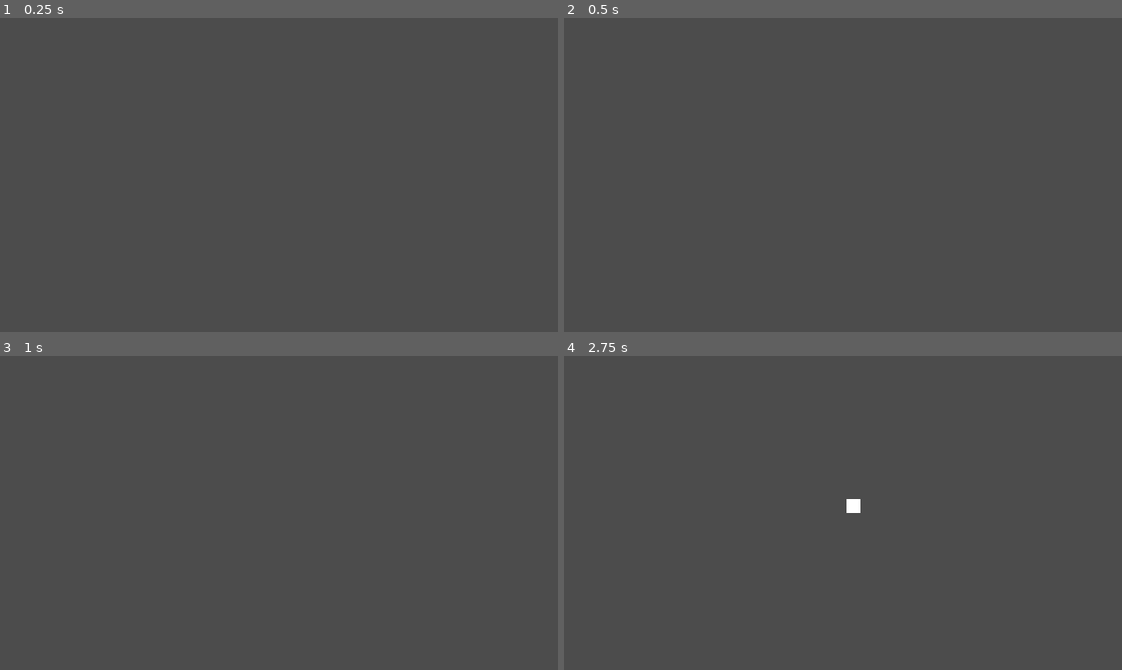
Above: before the commit, frames 1-4 (two rows, left to right).
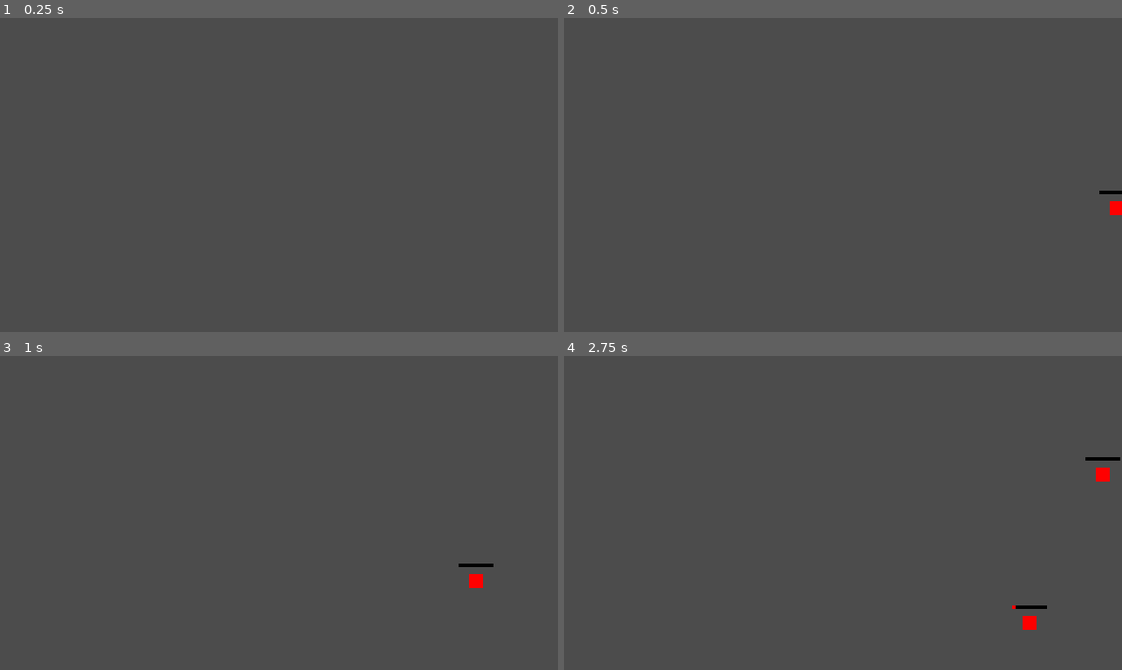
Above: after the commit, the same moments.

Repository: mOtHNOg/Godot-Wild-Jam--35
Game: Godot game, scene res://scenes/Mouth.tscn
Two runs of this game, one before a commit and one after it. Both use one fixed random seed, a clock stepped at 60 frames per second and the inputs below. Before the commit the project starts from res://scenes/Player.tscn.
Inputs:
- Up to frame 1 (0.25 s): no input
- Up to frame 2 (0.5 s): no input
- Up to frame 3 (1 s): hold Right (right) from 0.53 s (still down)
- Up to frame 4 (2.75 s): release Right (right) at 1.28 s; hold Down (down) 1.28-2.03 s; hold Right (right) from 2.03 s (still down)

Frame 1 is identical in both runs. In frame 2, 0.1% of the frame differs, in the area x 95-100%, y 55-63%; in frame 3, 0.2%; in frame 4, 0.5%, in the area x 50-100%, y 32-88%.

Commit message:
bacteria movement and bacteria generator (needs a hecka lota balancing)

Diff:
--- a/project.godot
+++ b/project.godot
@@ -12,7 +12,7 @@
 "base": "KinematicBody2D",
 "class": "MovingObject",
 "language": "GDScript",
-"path": "res://scripts/MovingObject.gd"
+"path": "res://scripts/MovingArea2D.gd"
 } ]
 _global_script_class_icons={
 "MovingObject": ""
@@ -21,8 +21,12 @@
 [application]
 
 config/name="Godot Wild Jam #35"
-run/main_scene="res://scenes/Player.tscn"
+run/main_scene="res://scenes/Mouth.tscn"
 config/icon="res://icon.png"
+
+[autoload]
+
+Global="*res://scripts/Global.gd"
 
 [display]
 
--- a/scenes/Bacteria.tscn
+++ b/scenes/Bacteria.tscn
@@ -3,7 +3,7 @@
 [ext_resource path="res://scripts/Bacteria.gd" type="Script" id=1]
 
 [sub_resource type="RectangleShape2D" id=1]
-extents = Vector2( 8, 8 )
+extents = Vector2( 4, 4 )
 
 [sub_resource type="StyleBoxFlat" id=2]
 bg_color = Color( 1, 0, 0, 1 )
@@ -12,12 +12,12 @@
 bg_color = Color( 0, 0, 0, 1 )
 
 [node name="Bacteria" type="Area2D"]
-position = Vector2( 144, 88 )
 script = ExtResource( 1 )
+move_area_boundaries = [ Vector2( 0, 0 ), Vector2( 320, 180 ) ]
 
 [node name="Polygon2D" type="Polygon2D" parent="."]
 color = Color( 1, 0, 0, 1 )
-polygon = PoolVector2Array( -8, -8, 8, -8, 8, 8, -8, 8 )
+polygon = PoolVector2Array( -4, -4, 4, -4, 4, 4, -4, 4 )
 
 [node name="CollisionShape2D" type="CollisionShape2D" parent="."]
 shape = SubResource( 1 )
@@ -25,19 +25,22 @@
 [node name="Timers" type="Node" parent="."]
 
 [node name="ExplodeStartDelay" type="Timer" parent="Timers"]
-wait_time = 3.0
+wait_time = 1.5
 one_shot = true
 autostart = true
 
 [node name="ExplodeTimer" type="Timer" parent="Timers"]
-wait_time = 5.0
+wait_time = 10.0
+one_shot = true
+
+[node name="MoveDelayTimer" type="Timer" parent="Timers"]
 one_shot = true
 
 [node name="ExplodeProgressBar" type="ProgressBar" parent="."]
-margin_left = -16.0
-margin_top = -20.0
-margin_right = 16.0
-margin_bottom = -14.0
+margin_left = -10.0
+margin_top = -10.0
+margin_right = 10.0
+margin_bottom = -8.0
 custom_styles/fg = SubResource( 2 )
 custom_styles/bg = SubResource( 3 )
 max_value = 1.0
@@ -48,3 +51,4 @@
 
 [connection signal="timeout" from="Timers/ExplodeStartDelay" to="." method="_on_ExplodeStartDelay_timeout"]
 [connection signal="timeout" from="Timers/ExplodeTimer" to="." method="_on_ExplodeTimer_timeout"]
+[connection signal="timeout" from="Timers/MoveDelayTimer" to="." method="_on_MoveDelayTimer_timeout"]
--- /dev/null
+++ b/scenes/BacteriaSpawner.tscn
@@ -0,0 +1,11 @@
+[gd_scene load_steps=2 format=2]
+
+[ext_resource path="res://scripts/BacteriaSpawner.gd" type="Script" id=1]
+
+[node name="BacteriaSpawner" type="Node2D"]
+script = ExtResource( 1 )
+
+[node name="SpawnTimer" type="Timer" parent="."]
+wait_time = 10.0
+
+[connection signal="timeout" from="SpawnTimer" to="." method="_on_SpawnTimer_timeout"]
--- /dev/null
+++ b/scenes/Mouth.tscn
@@ -0,0 +1,9 @@
+[gd_scene load_steps=2 format=2]
+
+[ext_resource path="res://scenes/BacteriaSpawner.tscn" type="PackedScene" id=1]
+
+[node name="Mouth" type="Node"]
+
+[node name="BacteriaSpawner" parent="." instance=ExtResource( 1 )]
+position = Vector2( 360, 90 )
+auto_start = true
--- a/scripts/Bacteria.gd
+++ b/scripts/Bacteria.gd
@@ -3,20 +3,66 @@
 # node references (just for fun)
 onready var explode_timer_delay = $Timers/ExplodeStartDelay
 onready var explode_timer = $Timers/ExplodeTimer
+onready var move_delay_timer = $Timers/MoveDelayTimer
 onready var explode_progress_bar = $ExplodeProgressBar
+
+# bacteria will move to random positions within these vectors
+export var move_area_boundaries = [Vector2(), Vector2()]
+
+# movement variables
+const min_speed = 60
+const max_speed = 120
+var random_speed = rand_range(min_speed, max_speed)
+
+var move_pos: Vector2
+var movement_direction: Vector2
+signal finished_moving
+var emitted_finished_moving_signal: bool = false
 
 signal exploded
 
-func _physics_process(delta):
+func _ready() -> void:
+	connect("finished_moving", self, "set_movement_delay")
+	set_movement_to_random_pos()
+
+func _physics_process(delta) -> void:
+	# movement
+	movement_direction = position.direction_to(move_pos)
+	if position.distance_to(move_pos) < 1:
+		move_pos = position
+
+		if emitted_finished_moving_signal == false:
+			emitted_finished_moving_signal = true
+			emit_signal("finished_moving", 1, 3)
+	else:
+		position += random_speed * movement_direction * delta
 
 	# update explode timer progress bar hud element
 	if explode_timer.time_left > 0:
 		var explode_time_left_percent = explode_timer.time_left / explode_timer.wait_time
 		explode_progress_bar.value = 1 - explode_time_left_percent
 
-func _on_ExplodeStartDelay_timeout():
+func set_movement_to_random_pos() -> void:
+	emitted_finished_moving_signal = false
+
+	var random_move_pos = Vector2(
+		rand_range(move_area_boundaries[0].x, move_area_boundaries[1].x),
+		rand_range(move_area_boundaries[0].y, move_area_boundaries[1].y)
+	)
+	move_pos = random_move_pos
+
+func set_movement_delay(min_delay_time: int, max_delay_time: int) -> void:
+	var delay_time = int(rand_range(min_delay_time, max_delay_time))
+	move_delay_timer.wait_time = delay_time
+	move_delay_timer.start()
+
+func _on_ExplodeStartDelay_timeout() -> void:
 	explode_timer.start()
 
+func _on_ExplodeTimer_timeout() -> void:
+	emit_signal("exploded")
+	yield(get_tree().create_timer(1.0), "timeout")
+	queue_free()
 
-func _on_ExplodeTimer_timeout():
-	emit_signal("exploded")
+func _on_MoveDelayTimer_timeout():
+	set_movement_to_random_pos()
--- /dev/null
+++ b/scripts/BacteriaSpawner.gd
@@ -0,0 +1,34 @@
+extends Node2D
+
+# node references
+onready var spawn_timer = $SpawnTimer
+onready var parent = get_parent()
+
+const Bacteria = preload("res://scenes/Bacteria.tscn")
+
+const min_spawn_time = 1
+const max_spawn_time = 3
+
+export var auto_start: bool = false
+
+func _ready():
+	if auto_start == true:
+		start()
+
+func start() -> void:
+	spawn_bacteria()
+
+	# int() makes it so bacteria only spawn precisely on a second
+	spawn_timer.wait_time = int(rand_range(min_spawn_time, max_spawn_time))
+	spawn_timer.start()
+
+func stop() -> void:
+	spawn_timer.stop()
+
+func spawn_bacteria() -> void:
+	var bacteria_instance = Bacteria.instance()
+	parent.call_deferred("add_child", bacteria_instance)
+	bacteria_instance.position = global_position
+
+func _on_SpawnTimer_timeout() -> void:
+	spawn_bacteria()
--- /dev/null
+++ b/scripts/Global.gd
@@ -0,0 +1,4 @@
+extends Node
+
+func _ready():
+	randomize()
--- a/scripts/MovingObject.gd
+++ b/scripts/MovingArea2D.gd
@@ -7,5 +7,5 @@
 
 var velocity: Vector2 = Vector2.ZERO
 
-func _physics_process(delta):
+func _physics_process(_delta) -> void:
 	move_and_slide(velocity)
--- a/scripts/Player.gd
+++ b/scripts/Player.gd
@@ -1,14 +1,14 @@
-extends MovingObject
-
-var movement_direction: Vector2 = Vector2.ZERO
-
-func _physics_process(delta):
-	movement_direction = Vector2(
-		Input.get_action_strength("right") - Input.get_action_strength("left"),
-		Input.get_action_strength("down") - Input.get_action_strength("up")
-	).normalized()
-
-	if movement_direction != Vector2.ZERO:
-		velocity = lerp(velocity, movement_direction * max_velocity, accel_speed * delta)
-	else:
-		velocity = lerp(velocity, Vector2.ZERO, decel_speed * delta)
+#extends MovingObject
+#
+#var movement_direction: Vector2 = Vector2.ZERO
+#
+#func _physics_process(delta):
+#	movement_direction = Vector2(
+#		Input.get_action_strength("right") - Input.get_action_strength("left"),
+#		Input.get_action_strength("down") - Input.get_action_strength("up")
+#	).normalized()
+#
+#	if movement_direction != Vector2.ZERO:
+#		velocity = lerp(velocity, movement_direction * max_velocity, accel_speed * delta)
+#	else:
+#		velocity = lerp(velocity, Vector2.ZERO, decel_speed * delta)
Not shown, changed: .mono/metadata/ide_messaging_meta.txt
